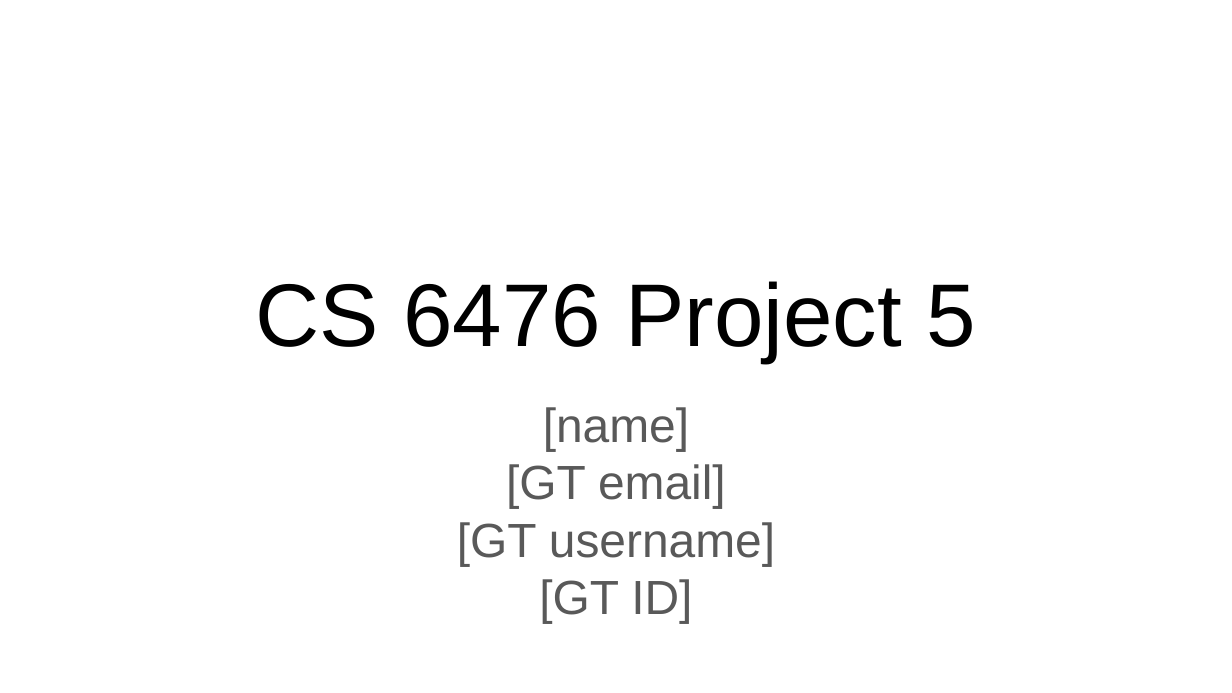
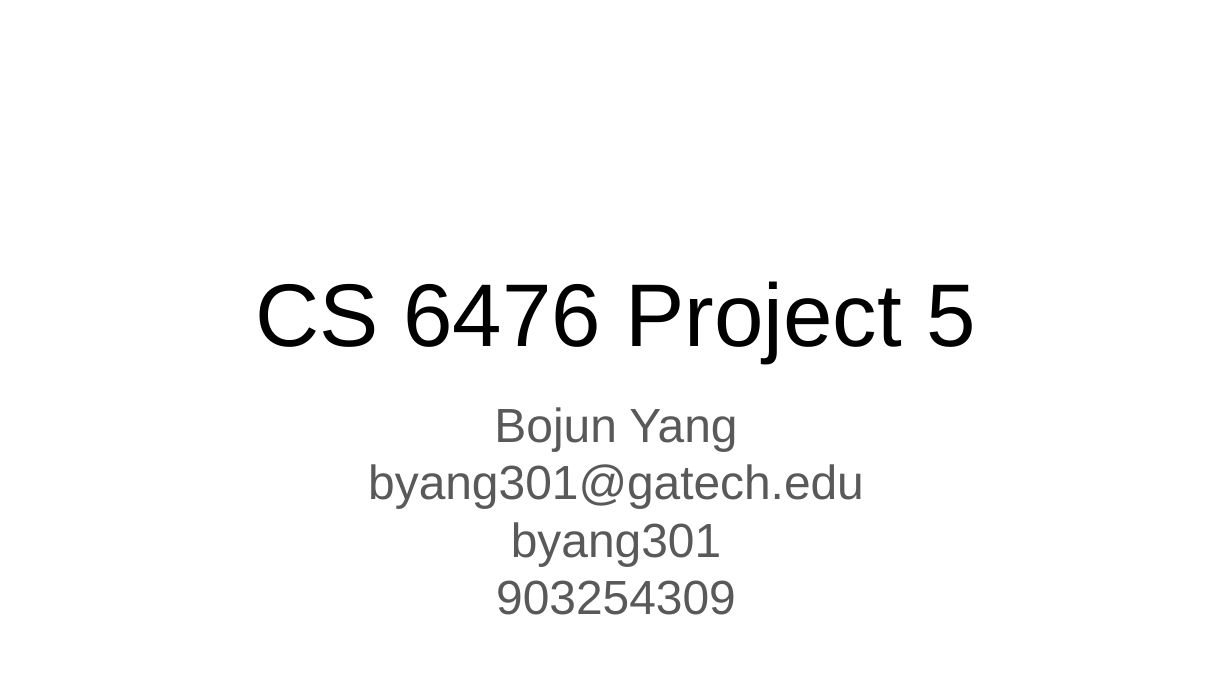
Before and after one commit to bojunyang24/CS6476, a slide deck: slide 1 of proj5/proj5_report.pptx. Drawn at 1232x693 pixels with LibreOffice and Linux fonts; fonts in the diff are those of the drawing. Boxes give left, top, right and bottom in pixels: in the first picture for what was removed or moved away, otherwise in the second. Text is boxed around its words. In the diff, an @@ line names an element or a change of style, - is before the commit and + after.

```diff
--- a/proj5/proj5_report.pptx
+++ b/proj5/proj5_report.pptx
@@ subtitle at (368, 407, 864, 615): text changed @@
-[name]
-[GT email]
-[GT username]
-[GT ID]
+Bojun Yang
+byang301@gatech.edu
+byang301
+903254309
```
Also in this commit, not shown: 7 other slides changed, 13 other files.
